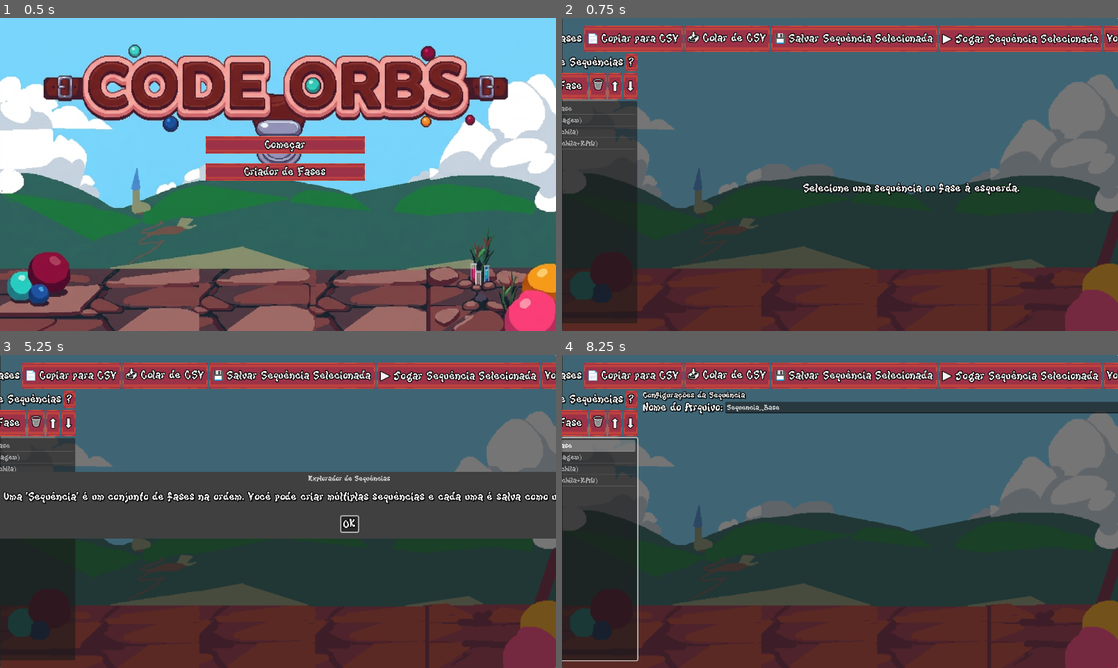
Above: before the commit, frames 1-4 (two rows, left to right).
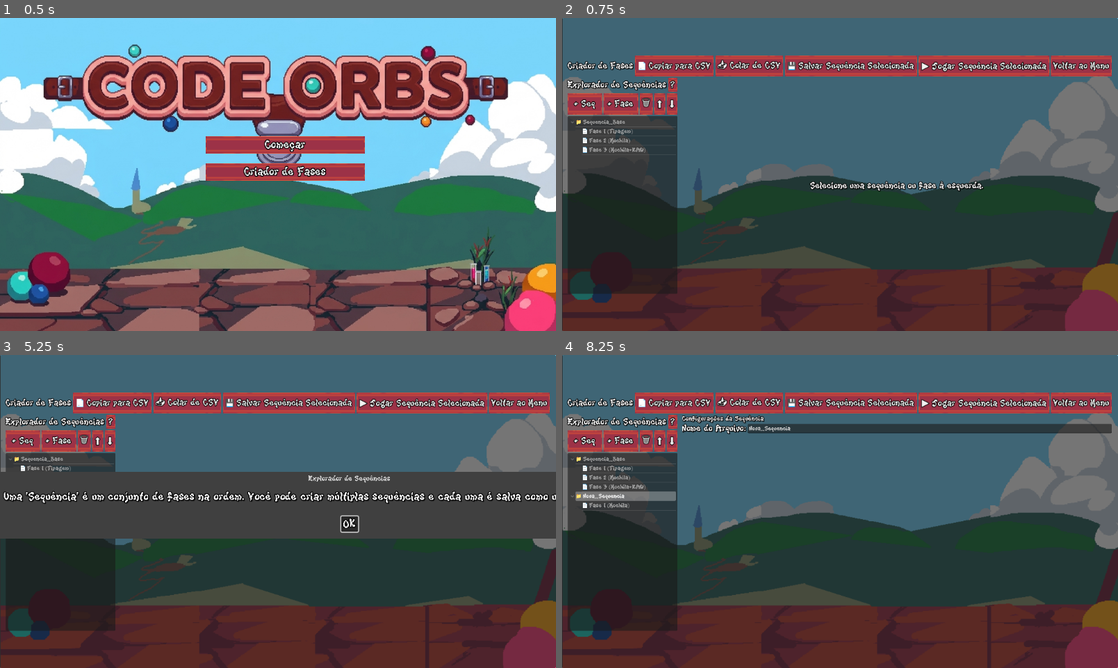
Above: after the commit, the same moments.

Repository: CorumbsDev/TCC
Game: Godot game, scene res://Inventory/fases/main_menu.tscn
The game is run twice, just before and just after one commit, with the same random seed, the same clock (stepped at 60 frames per second) and the same inputs.
Inputs (mouse positions are in pixels of both pictures, inside the frame that each line leads up to):
- Up to frame 1 (0.5 s): no input
- Up to frame 2 (0.75 s): click "Criador de Fases" at 0.5 s
- Up to frame 3 (5.25 s): click "▶ Jogar Sequência Selecionada" at 1.25 s; click "▶ Jogar Sequência Selecionada" at 2 s; click "📄 Copiar para CSV" at 2.75 s; click "📥 Colar de CSV" at 3.5 s; click "💾 Salvar Sequência Selecionada" at 4.25 s; click "?" at 5 s
- Up to frame 4 (8.25 s): click "OK" at 5.75 s; click "+ Fase" at 6.5 s; click "🗑" at 7.25 s; click (584, 439) at 8 s, where only the run after the commit has a clickable "+ Seq"

Frame 1 is identical in both runs. In frame 2, 21% of the frame differs, in the area x 0-100%, y 2-98%; in frame 3, 19%; in frame 4, 24%.

Commit message:
ajustes remeke

Diff:
--- a/Inventory/fases/binary_phase.gd
+++ b/Inventory/fases/binary_phase.gd
@@ -29,6 +29,8 @@
 var BINARY_LEFT := "1"
 var BINARY_RIGHT := "0"
 
+var _custom_tutorial_text: String = ""
+var _uses_custom_tutorial: bool = false
 
 func _resolve_binary_config() -> BinaryPhaseConfig:
 	var injected := PhaseRunner.take_binary_config_if_any()
@@ -40,6 +42,10 @@
 
 
 func _ready():
+	if PhaseRunner.has_custom_tutorial():
+		_uses_custom_tutorial = true
+		_custom_tutorial_text = PhaseRunner.take_tutorial_text_if_any()
+
 	var cfg := _resolve_binary_config()
 	cfg.apply_constraints()
 	BINARY_LEFT = cfg.left_digit_string()
@@ -113,11 +119,21 @@
 
 
 func _try_show_intro() -> void:
+	if _uses_custom_tutorial:
+		if not _custom_tutorial_text.is_empty():
+			TutorialOverlay.open(self, "custom", "Tutorial da Fase", _custom_tutorial_text, false)
+		return
+
 	var k := TutorialTexts.KEY_PHASE_BINARY
 	TutorialOverlay.open(self, k, TutorialTexts.title_for(k), TutorialTexts.body_for(k), false)
 
 
 func _on_help_pressed() -> void:
+	if _uses_custom_tutorial:
+		if not _custom_tutorial_text.is_empty():
+			TutorialOverlay.open(self, "custom", "Tutorial da Fase", _custom_tutorial_text, false)
+		return
+
 	var k := TutorialTexts.KEY_PHASE_BINARY
 	TutorialOverlay.open(self, k, TutorialTexts.title_for(k), TutorialTexts.body_for(k), false)
 
--- a/Inventory/fases/mochila_config_panel.gd
+++ b/Inventory/fases/mochila_config_panel.gd
@@ -18,7 +18,8 @@
 	ui.spin_cols.value = cfg.pool_grid_columns
 	ui.spin_min.value = cfg.spawn_int_min
 	ui.spin_max.value = cfg.spawn_int_max
-	ui.line_edit_csv.text = cfg.initial_backpack_csv
+	if ui.line_edit_csv.text != cfg.initial_backpack_csv:
+		ui.line_edit_csv.text = cfg.initial_backpack_csv
 	ui.spin_rnd_pool.value = cfg.random_pool.size()
 	ui.check_float.button_pressed = cfg.use_converter
 	ui.check_double.button_pressed = cfg.allow_double
@@ -28,7 +29,8 @@
 	ui.check_fp_cust.button_pressed = cfg.allow_fp_customization
 	ui.check_calc.button_pressed = cfg.allow_calc
 	ui.spin_star2_moves.value = cfg.star2_max_moves
-	ui.line_edit_star3_solution.text = cfg.star3_best_solution_csv
+	if ui.line_edit_star3_solution.text != cfg.star3_best_solution_csv:
+		ui.line_edit_star3_solution.text = cfg.star3_best_solution_csv
 
 func apply_to_step(step: PhaseSequenceStep, last_rnd_pool_size: int) -> int:
 	var cfg: PhaseConfig = step.config_mochila
--- a/Inventory/fases/phase_base.gd
+++ b/Inventory/fases/phase_base.gd
@@ -38,8 +38,15 @@
 var calculator: CalculatorTool = null
 var converter: ConverterTool = null
 
+var _custom_tutorial_text: String = ""
+var _uses_custom_tutorial: bool = false
+
 func _ready():
 	set_anchors_and_offsets_preset(Control.PRESET_FULL_RECT)
+
+	if PhaseRunner.has_custom_tutorial():
+		_uses_custom_tutorial = true
+		_custom_tutorial_text = PhaseRunner.take_tutorial_text_if_any()
 
 	btn_voltar.pressed.connect(_on_voltar_pressed)
 	if btn_help:
@@ -74,6 +81,11 @@
 		phase_title.text = "Fase"
 
 func _try_show_intro() -> void:
+	if _uses_custom_tutorial:
+		if not _custom_tutorial_text.is_empty():
+			TutorialOverlay.open(self, "custom", "Tutorial da Fase", _custom_tutorial_text, false)
+		return
+
 	var tid := _tutorial_intro_id()
 	if tid.is_empty():
 		return
@@ -82,6 +94,11 @@
 	TutorialOverlay.open(self, tid, TutorialTexts.title_for(tid), TutorialTexts.body_for(tid), true)
 
 func _on_help_pressed() -> void:
+	if _uses_custom_tutorial:
+		if not _custom_tutorial_text.is_empty():
+			TutorialOverlay.open(self, "custom", "Tutorial da Fase", _custom_tutorial_text, false)
+		return
+
 	var tid := _tutorial_intro_id()
 	if tid.is_empty():
 		return
--- a/Inventory/fases/phase_runner.gd
+++ b/Inventory/fases/phase_runner.gd
@@ -15,6 +15,8 @@
 var _pending_binary: BinaryPhaseConfig = null
 var _pending_type_box: TypeBoxPhaseConfig = null
 var _pending_raw_mochila: RawKnapsackPhaseConfig = null
+var _pending_tutorial_text: String = ""
+var _has_pending_tutorial: bool = false
 
 
 func is_sequence_active() -> bool:
@@ -84,6 +86,16 @@
 	return c
 
 
+func has_custom_tutorial() -> bool:
+	return _has_pending_tutorial
+
+func take_tutorial_text_if_any() -> String:
+	var t := _pending_tutorial_text
+	_pending_tutorial_text = ""
+	_has_pending_tutorial = false
+	return t
+
+
 func abort_sequence() -> void:
 	_active = false
 	_steps.clear()
@@ -92,12 +104,16 @@
 	_pending_binary = null
 	_pending_type_box = null
 	_pending_raw_mochila = null
+	_pending_tutorial_text = ""
+	_has_pending_tutorial = false
 
 
 func _go_step(i: int) -> void:
 	if i < 0 or i >= _steps.size():
 		return
 	var step: PhaseSequenceStep = _steps[i]
+	_pending_tutorial_text = step.custom_tutorial_text
+	_has_pending_tutorial = true
 	match step.kind:
 		PhaseSequenceStep.Kind.MOCHILA:
 			var cfg: PhaseConfig = step.config_mochila if step.config_mochila else PhaseConfig.new()
--- a/Inventory/fases/phase_sequence_step.gd
+++ b/Inventory/fases/phase_sequence_step.gd
@@ -13,3 +13,5 @@
 @export var config_type_box: TypeBoxPhaseConfig
 ## Preencher quando kind == RAW_MOCHILA (mochila + orbes RAW para tipar).
 @export var config_raw_mochila: RawKnapsackPhaseConfig
+## Texto customizado do tutorial. Se vazio durante a execução da sequência, o tutorial não aparece.
+@export_multiline var custom_tutorial_text: String = ""
--- a/Inventory/fases/raw_config_panel.gd
+++ b/Inventory/fases/raw_config_panel.gd
@@ -15,7 +15,9 @@
 	ui.spin_slots_m.value = cfg.backpack_slot_count
 	ui.spin_slots_p.value = cfg.pool_slot_count
 	ui.spin_cols.value = cfg.pool_grid_columns
-	ui.line_edit_csv.text = ",".join(cfg.initial_raw_values)
+	var joined := ",".join(cfg.initial_raw_values)
+	if ui.line_edit_csv.text != joined:
+		ui.line_edit_csv.text = joined
 	ui.spin_rnd_pool.value = 1 if cfg.randomize_values else 0
 	ui.check_float.button_pressed = cfg.allow_float
 	ui.check_double.button_pressed = cfg.allow_double
--- a/Inventory/fases/sequence_editor.gd
+++ b/Inventory/fases/sequence_editor.gd
@@ -10,6 +10,7 @@
 
 # Phase UI Containers and Controls
 @onready var option_type: OptionButton = $Panel/VBoxContainer/HSplitContainer/RightPanel/VBoxContainer/PhaseEditor/PhaseTypeHBox/OptionType
+@onready var tutorial_text_edit: TextEdit = $Panel/VBoxContainer/HSplitContainer/RightPanel/VBoxContainer/PhaseEditor/TutorialTextVBox/TutorialTextEdit
 @onready var grid_mochila: GridContainer = $Panel/VBoxContainer/HSplitContainer/RightPanel/VBoxContainer/PhaseEditor/GridContainer
 @onready var hbox_mochila: HBoxContainer = $Panel/VBoxContainer/HSplitContainer/RightPanel/VBoxContainer/PhaseEditor/HBoxMochila
 @onready var hbox_valores: HBoxContainer = $Panel/VBoxContainer/HSplitContainer/RightPanel/VBoxContainer/PhaseEditor/HBoxValores
@@ -73,11 +74,20 @@
 	if line_edit_csv and not line_edit_csv.focus_exited.is_connected(_on_csv_focus_exited):
 		line_edit_csv.focus_exited.connect(_on_csv_focus_exited)
 
+	if tutorial_text_edit and not tutorial_text_edit.text_changed.is_connected(_on_tutorial_text_changed):
+		tutorial_text_edit.text_changed.connect(_on_tutorial_text_changed)
+
 	_load_all_sequences()
 	_show_empty()
 
 	PanelArtLoader.skin_all_buttons(self)
 	PanelArtLoader.apply_background(self)
+
+	# Apply 20% zoom out to the main container
+	var main_vbox = $Panel/VBoxContainer
+	main_vbox.scale = Vector2(0.8, 0.8)
+	main_vbox.pivot_offset = main_vbox.size / 2.0
+	main_vbox.resized.connect(func(): main_vbox.pivot_offset = main_vbox.size / 2.0)
 
 func _load_all_sequences() -> void:
 	for c in _root.get_children():
@@ -148,6 +158,8 @@
 	sequence_editor_ui.visible = false
 	phase_editor_ui.visible = true
 	option_type.selected = step.kind
+	if tutorial_text_edit.text != step.custom_tutorial_text:
+		tutorial_text_edit.text = step.custom_tutorial_text
 
 	if panels.has(step.kind):
 		var panel = panels[step.kind]
@@ -206,6 +218,7 @@
 
 func _apply_ui_to_step(step: PhaseSequenceStep) -> void:
 	if step == null: return
+	step.custom_tutorial_text = tutorial_text_edit.text
 	if panels.has(step.kind):
 		var panel = panels[step.kind]
 		if step.kind == PhaseSequenceStep.Kind.MOCHILA:
@@ -379,6 +392,9 @@
 func _on_text_param_changed(_new_text: String) -> void:
 	_trigger_ui_save()
 
+func _on_tutorial_text_changed() -> void:
+	_trigger_ui_save()
+
 func _on_bool_param_changed(_toggled: bool) -> void:
 	_trigger_ui_save()
 
--- a/Inventory/fases/sequence_editor.tscn
+++ b/Inventory/fases/sequence_editor.tscn
@@ -167,6 +167,18 @@
 popup/item_2/id = 2
 popup/item_3/text = "Mochila + Tipagem (RAW)"
 popup/item_3/id = 3
+
+[node name="TutorialTextVBox" type="VBoxContainer" parent="Panel/VBoxContainer/HSplitContainer/RightPanel/VBoxContainer/PhaseEditor"]
+layout_mode = 2
+
+[node name="Label" type="Label" parent="Panel/VBoxContainer/HSplitContainer/RightPanel/VBoxContainer/PhaseEditor/TutorialTextVBox"]
+layout_mode = 2
+text = "Texto do Tutorial (deixe vazio p/ não exibir):"
+
+[node name="TutorialTextEdit" type="TextEdit" parent="Panel/VBoxContainer/HSplitContainer/RightPanel/VBoxContainer/PhaseEditor/TutorialTextVBox"]
+custom_minimum_size = Vector2(0, 80)
+layout_mode = 2
+wrap_mode = 1
 
 [node name="Sep1" type="HSeparator" parent="Panel/VBoxContainer/HSplitContainer/RightPanel/VBoxContainer/PhaseEditor"]
 layout_mode = 2
--- a/Inventory/fases/type_box_phase.gd
+++ b/Inventory/fases/type_box_phase.gd
@@ -44,6 +44,7 @@
 	_populate_pool()
 	_update_bytes_label()
 	_update_hint()
+	call_deferred("_apply_panel_art")
 
 func _process(delta):
 	if _is_finishing:
--- a/Inventory/fases/typebox_config_panel.gd
+++ b/Inventory/fases/typebox_config_panel.gd
@@ -14,7 +14,9 @@
 
 	ui.spin_cap.value = cfg.capacity_bytes
 	ui.spin_slots_m.value = cfg.box_slot_count
-	ui.line_edit_csv.text = ",".join(cfg.initial_raw_values)
+	var joined := ",".join(cfg.initial_raw_values)
+	if ui.line_edit_csv.text != joined:
+		ui.line_edit_csv.text = joined
 	ui.spin_rnd_pool.value = 1 if cfg.randomize_values else 0
 	ui.check_float.button_pressed = cfg.allow_float
 	ui.check_double.button_pressed = cfg.allow_double
